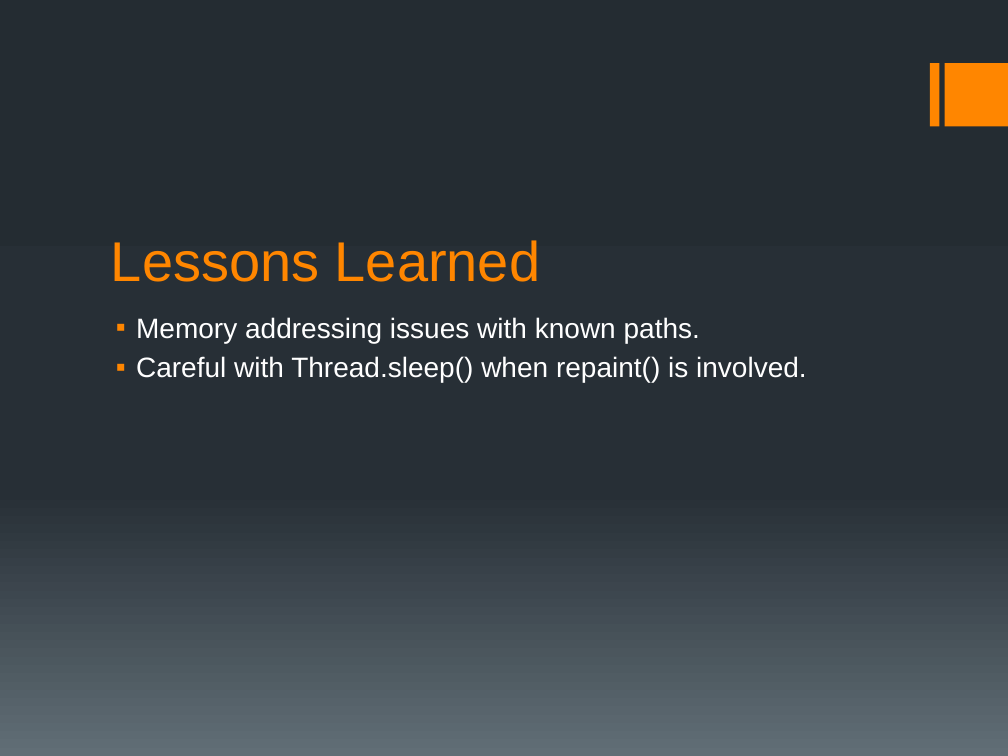
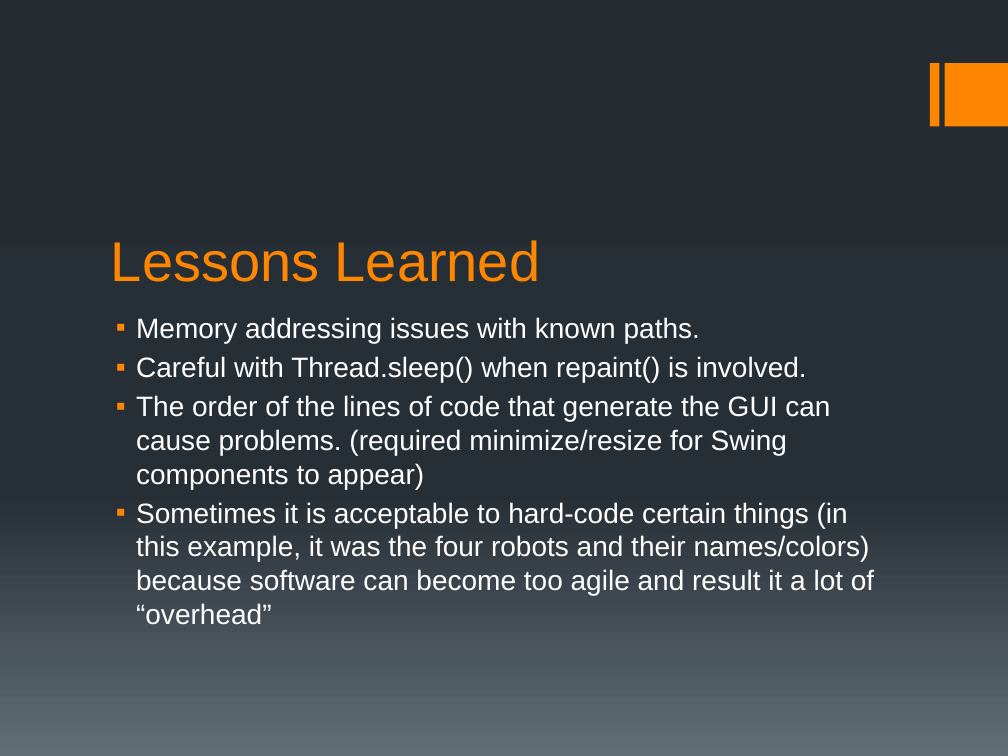
Before and after one commit to kitemongerer/FinalProject, a slide deck: slide 4 of finalProjectPresentation.pptx. Drawn at 1008x756 pixels with LibreOffice and Linux fonts; fonts in the diff are those of the drawing. Boxes give left, top, right and bottom in pixels: in the first picture for what was removed or moved away, otherwise in the second. Text is boxed around its words. In the diff, an @@ line names an element or a change of style, - is before the commit and + after.

Commit message:
added some lessons learned

```diff
--- a/finalProjectPresentation.pptx
+++ b/finalProjectPresentation.pptx
@@ text at <box>136,395,874,625</box>: paragraphs added @@
+▪ The order of the lines of code that generate the GUI can cause problems. (required minimize/resize for Swing components to appear)
+▪ Sometimes it is acceptable to hard-code certain things (in this example, it was the four robots and their names/colors) because software can become too agile and result it a lot of “overhead”
```
Also in this commit, not shown: 1 other slide changed.
